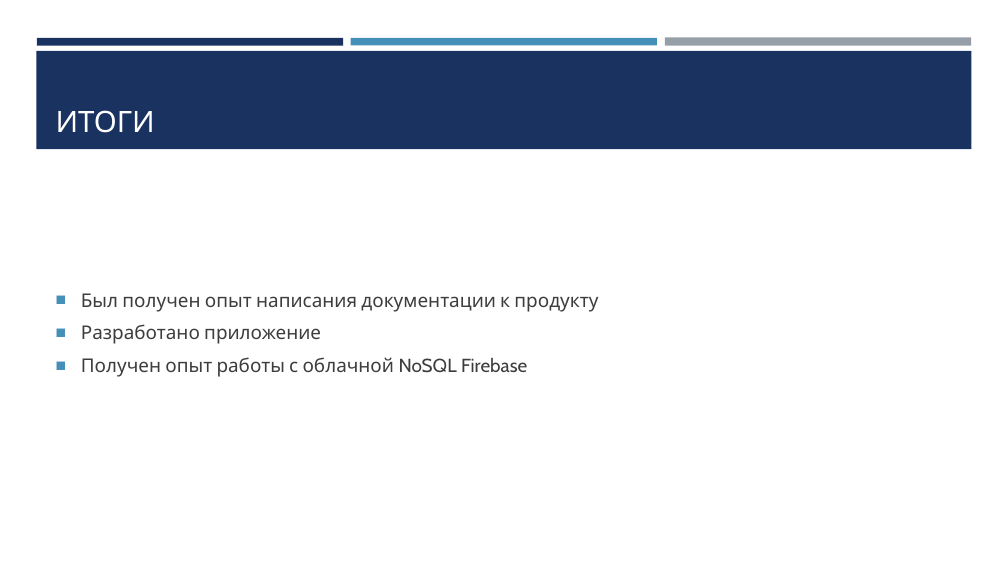
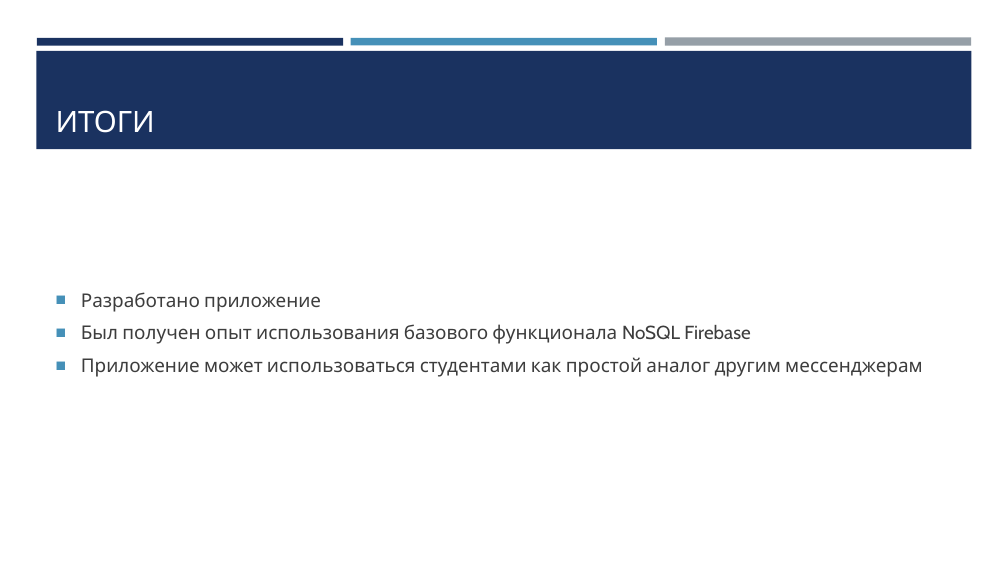
Before and after one commit to btwlav/ChatTutorial1, a slide deck: slide 7 of shemas/Выступление.pptx (slide 5 before the commit). Drawn at 1008x567 pixels with LibreOffice and Linux fonts; fonts in the diff are those of the drawing. Boxes give left, top, right and bottom in pixels: in the first picture for what was removed or moved away, otherwise in the second. Text is boxed around its words. In the diff, an @@ line names an element or a change of style, - is before the commit and + after.

```diff
--- a/shemas/Выступление.pptx
+++ b/shemas/Выступление.pptx
@@ text at (81,293,598,312): paragraph removed @@
-■ Был получен опыт написания документации к продукту
@@ text at (81,324,923,377): text changed @@
-■ Получен опыт работы с облачной NoSQL Firebase
+■ Был получен опыт использования базового функционала NoSQL Firebase
+■ Приложение может использоваться студентами как простой аналог другим мессенджерам
```
Also in this commit, not shown: 2 other slides changed, 3 slides added, 1 slide removed.
